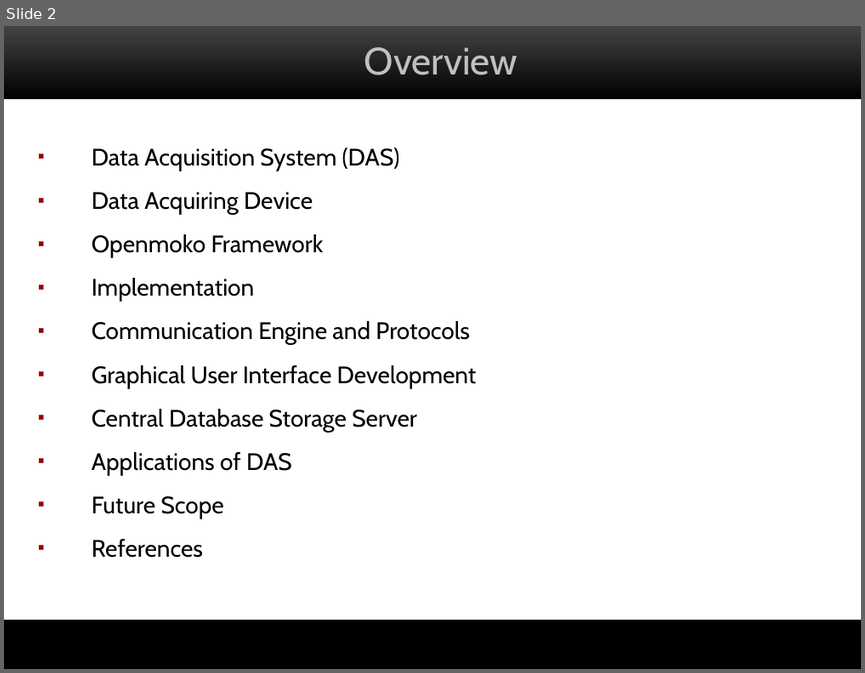
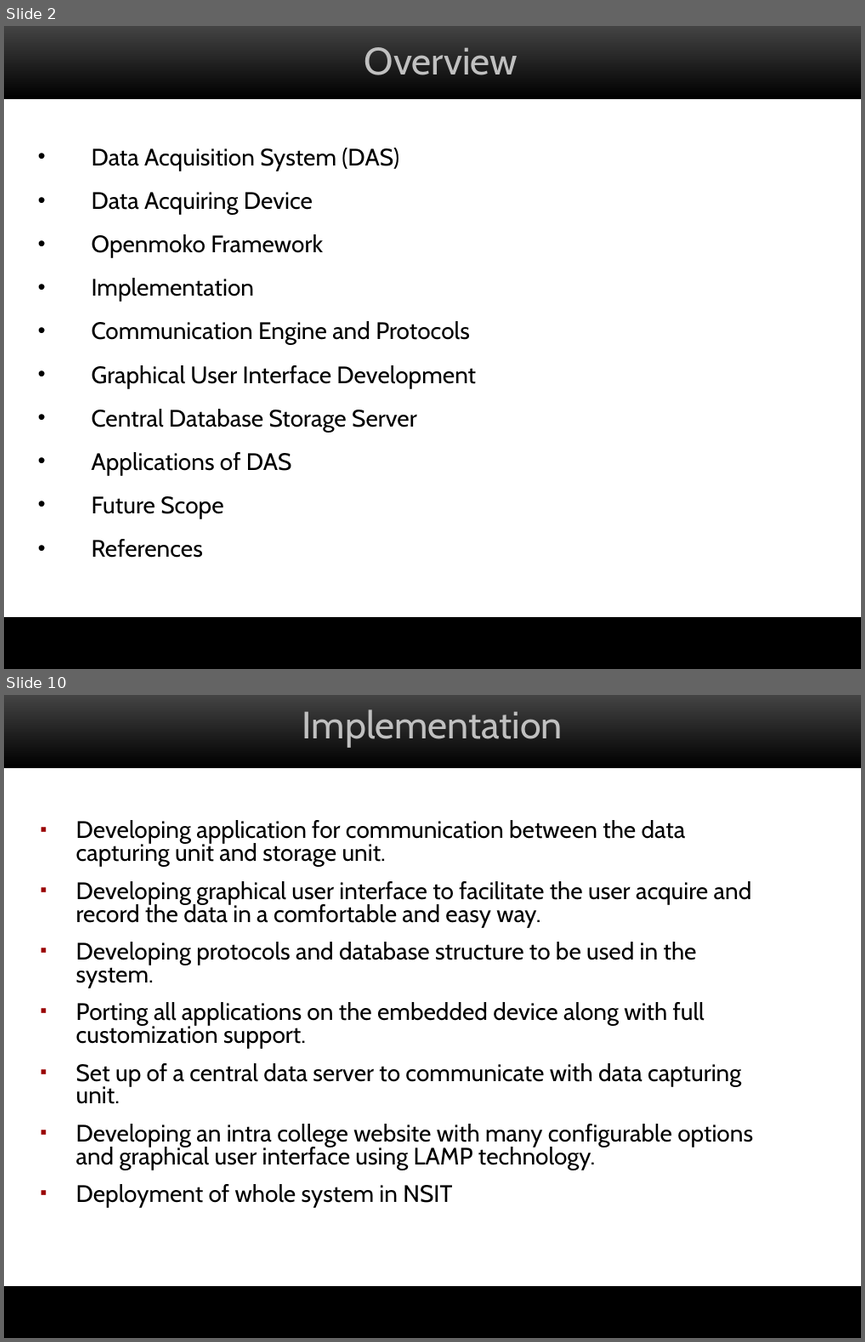
Before and after one commit to saurabh1403/attendance-on-openmoko, a slide deck: docs/mid-term-seminar.ppt. Shown one above the other, each under a label of ours: slide 2 before the commit, slides 2 and 10 after it; the slides between them are not shown. The pictures are 865x673 and 865x1342 pixels, drawn with LibreOffice and Linux fonts; fonts in the diff are those of the drawing; background and template pictures are left out. Boxes give left, top, right and bottom in pixels: in the first picture for what was removed or moved away, otherwise in the second. Text is boxed around its words. In the diff, an @@ line names an element or a change of style, - is before the commit and + after.

```diff
--- a/docs/mid-term-seminar.ppt
+++ b/docs/mid-term-seminar.ppt
@@ slide 10 added at <box>4,695,861,1338</box>, background #000000; not listed: 2 template elements that a slide beside it also shows @@
@@ title added at <box>302,709,562,748</box>, 32 pt, text #C0C0C0 @@
+Implementation
@@ text added at <box>76,820,753,1208</box>, 20 pt, text #000000 @@
+▪ Developing application for communication between the data capturing unit and storage unit.
+▪ Developing graphical user interface to facilitate the user acquire and record the data in a comfortable and easy way.
+▪ Developing protocols and database structure to be used in the system.
+▪ Porting all applications on the embedded device along with full customization support.
+▪ Set up of a central data server to communicate with data capturing unit.
+▪ Developing an intra college website with many configurable options and graphical user interface using LAMP technology.
+▪ Deployment of whole system in NSIT
@@ rectangle added at <box>4,1287,861,1338</box>, fill #000000, outline #000000 0.74 pt @@
@@ slide 2 changed as well @@
@@ text "Data Acquisition System (DAS)" at <box>92,148,476,557</box>: bullet ▪ to •; bullet colour #990000 to #000000 @@
@@ rectangle: place and size @@
-rectangle at <box>18,629,861,669</box>
+rectangle at <box>4,618,861,669</box>
```
Also in this commit, not shown: 3 other slides changed, 19 other slides added, 24 slides removed, 2 other files.
